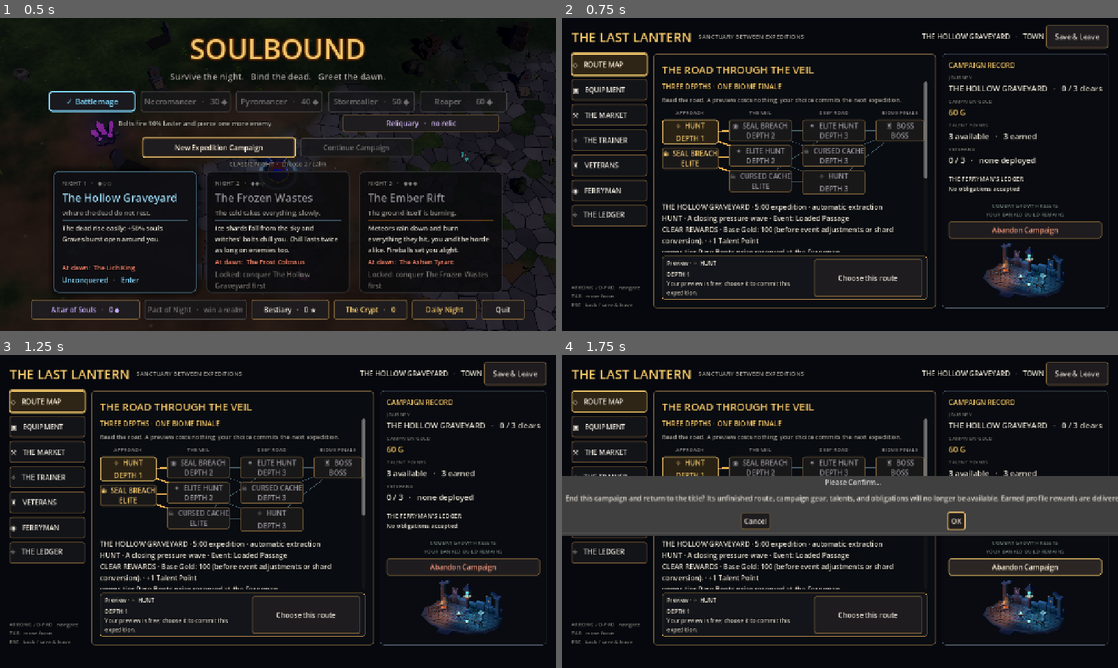
Above: before the commit, frames 1-4 (two rows, left to right).
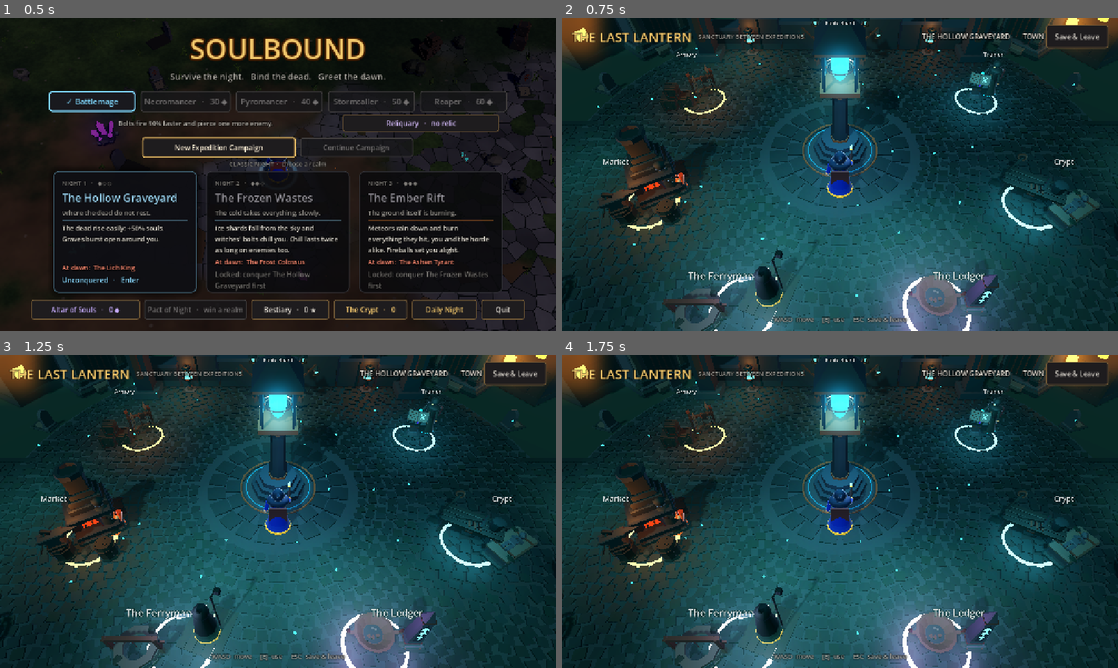
Above: after the commit, the same moments.

Repository: MarkJRogers92/ARPG
Game: Godot game, scene res://scenes/main.tscn
Same seed, same stepped clock (60 frames per second), same inputs: the game is played once before the commit and once after it. Sound files missing from this copy of the repository are replaced by a short silence.
Inputs (mouse positions are in pixels of both pictures, inside the frame that each line leads up to):
- Up to frame 1 (0.5 s): no input
- Up to frame 2 (0.75 s): click "New Expedition Campaign" at 0.5 s
- Up to frame 3 (1.25 s): no input
- Up to frame 4 (1.75 s): click (1023, 567) at 1.25 s, where only the run before the commit has a clickable "Abandon Campaign"

Frame 1 is identical in both runs. In frame 2, 82% of the frame differs, in the area x 0-100%, y 0-100%; in frame 3, 82%; in frame 4, 85%.
Error before the commit: Parse Error: Cannot infer the type of "curb" variable because the value doesn't have a set type. (res://scripts/campaign/campaign_walk_town.gd:324)

Commit message:
Fix walkable town parse errors (untyped loop vars with :=)
Two loops inferred typed locals from untyped loop variables, which
Godot 4 rejects, so the town script failed to load in the app.
Verified with godot --check-only (4.6).

Co-Authored-By: Claude Opus 5.5 <noreply@anthropic.com>
Claude-Session: https://claude.ai/code/session_01TXGejhQz8wKbyJEB7eMGQ2

Diff:
--- a/scripts/campaign/campaign_walk_town.gd
+++ b/scripts/campaign/campaign_walk_town.gd
@@ -320,7 +320,7 @@
 				var at := direction * along + side * across
 				_cobble(kits, Vector3(at.x, 0.07, at.y), Vector3(rng.randf_range(0.38, 0.46), rng.randf_range(0.08, 0.12), rng.randf_range(0.36, 0.44)), rng.randf_range(-15, 15), _cobble_color(rng, stone))
 			# Curbs: longer dark stones along both edges.
-			for edge in [-1.0, 1.0]:
+			for edge: float in [-1.0, 1.0]:
 				var curb := direction * along + side * (edge * 1.95)
 				_cobble(kits, Vector3(curb.x, 0.1, curb.y), Vector3(0.22, 0.16, 0.5) if direction.x == 0.0 else Vector3(0.5, 0.16, 0.22), 0.0, stone.darkened(0.35))
 			along += 0.5
@@ -420,7 +420,7 @@
 	var index := 0
 	for direction: Vector2 in [Vector2(1, 0), Vector2(-1, 0), Vector2(0, 1)]:
 		var side := Vector2(-direction.y, direction.x)
-		for along in [17.0, 23.0, 29.0]:
+		for along: float in [17.0, 23.0, 29.0]:
 			var edge := 1.0 if index % 2 == 0 else -1.0
 			var at := direction * along + side * (edge * 2.5)
 			_prop("lantern_post", Vector3(at.x, 0, at.y), 0.0, 1.0, false)
Not shown, added: scripts/campaign/campaign_walk_town.gd.uid
